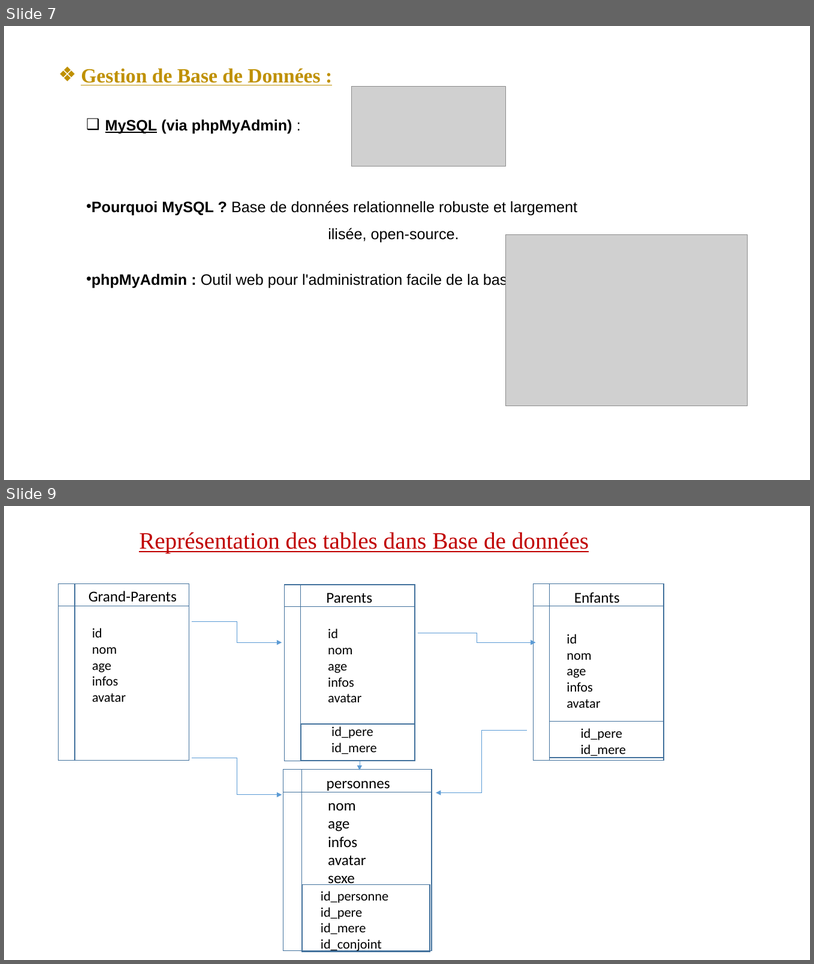
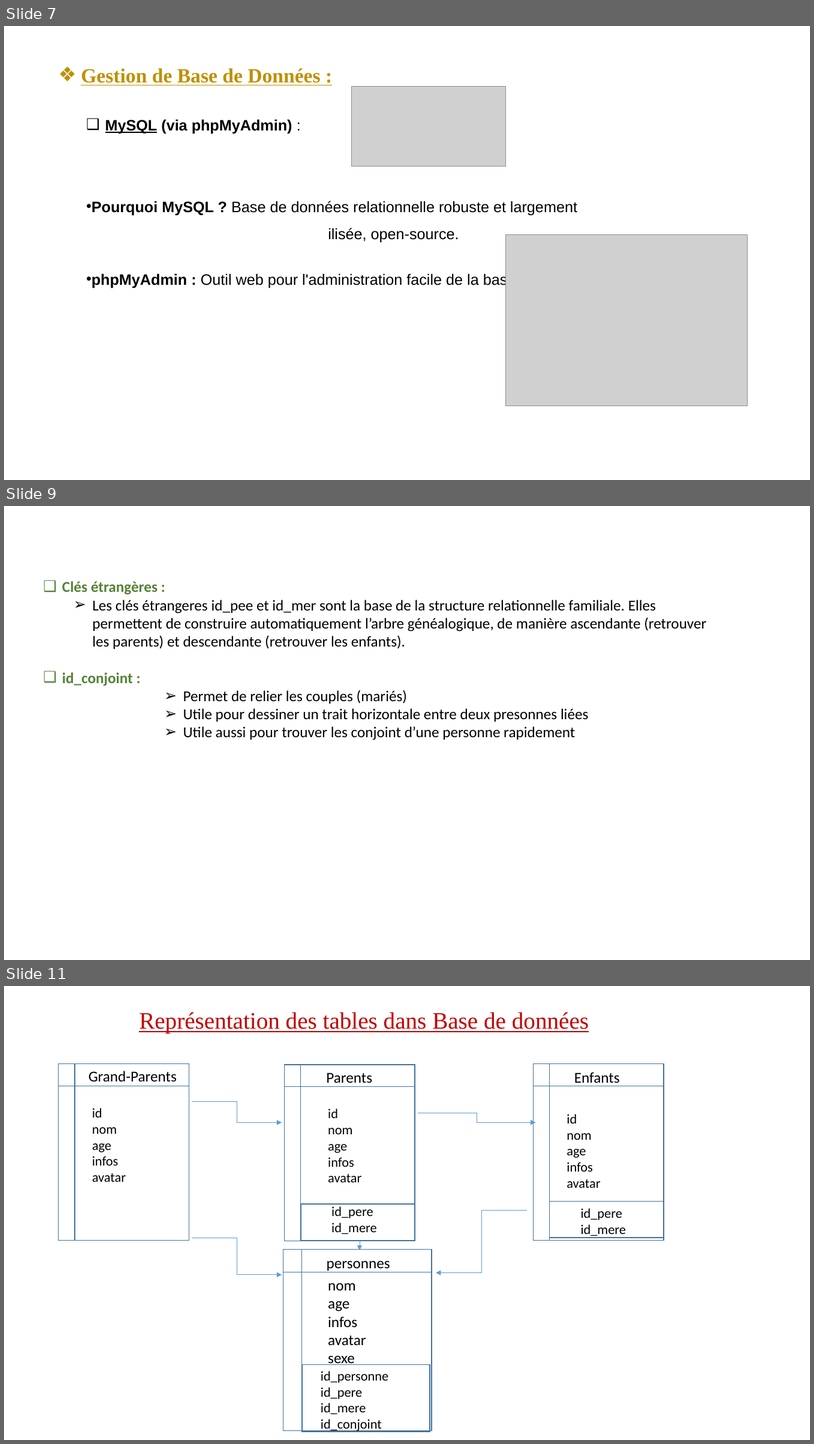
Before and after one commit to Zidaneravilimita/Arbre-genealogique, a slide deck: Présentation PP.pptx. Shown one above the other, each under a label of ours: slides 7 and 9 before the commit, slides 7, 9 and 11 after it; the slides between them are not shown. The pictures are 814x964 and 814x1444 pixels, drawn with LibreOffice and Linux fonts; fonts in the diff are those of the drawing; grey boxes stand for pictures. Boxes give left, top, right and bottom in pixels: in the first picture for what was removed or moved away, otherwise in the second. Text is boxed around its words. In the diff, an @@ line names an element or a change of style, - is before the commit and + after.

```diff
--- a/Présentation PP.pptx
+++ b/Présentation PP.pptx
@@ slide 9 added at (x1=4, y1=506, x2=810, y2=960), background #FFFFFF @@
@@ text added at (x1=62, y1=581, x2=707, y2=740), 18 pt, text #000000 @@
+❑ Clés étrangères :
+  ➢ Les clés étrangeres id_pee et id_mer sont la base de la structure relationnelle familiale. Elles permettent de construire automatiquement l’arbre généalogique, de manière ascendante (retrouver les parents) et descendante (retrouver les enfants).
+❑ id_conjoint :
+        ➢ Permet de relier les couples (mariés)
+        ➢ Utile pour dessiner un trait horizontale entre deux presonnes liées
+        ➢ Utile aussi pour trouver les conjoint d’une personne rapidement
@@ what was slide 9 is now slide 11 @@
```
Also in this commit, not shown: 1 slide changed, 1 other slide added.
